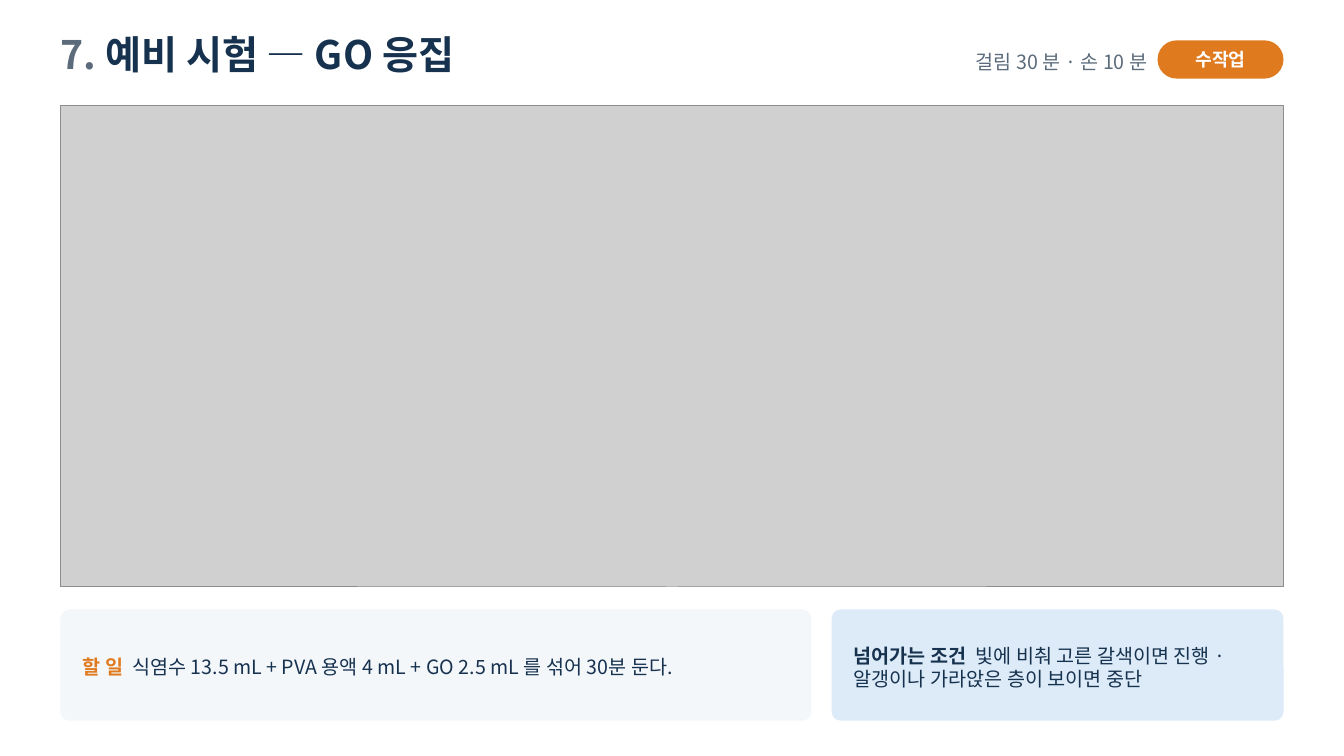
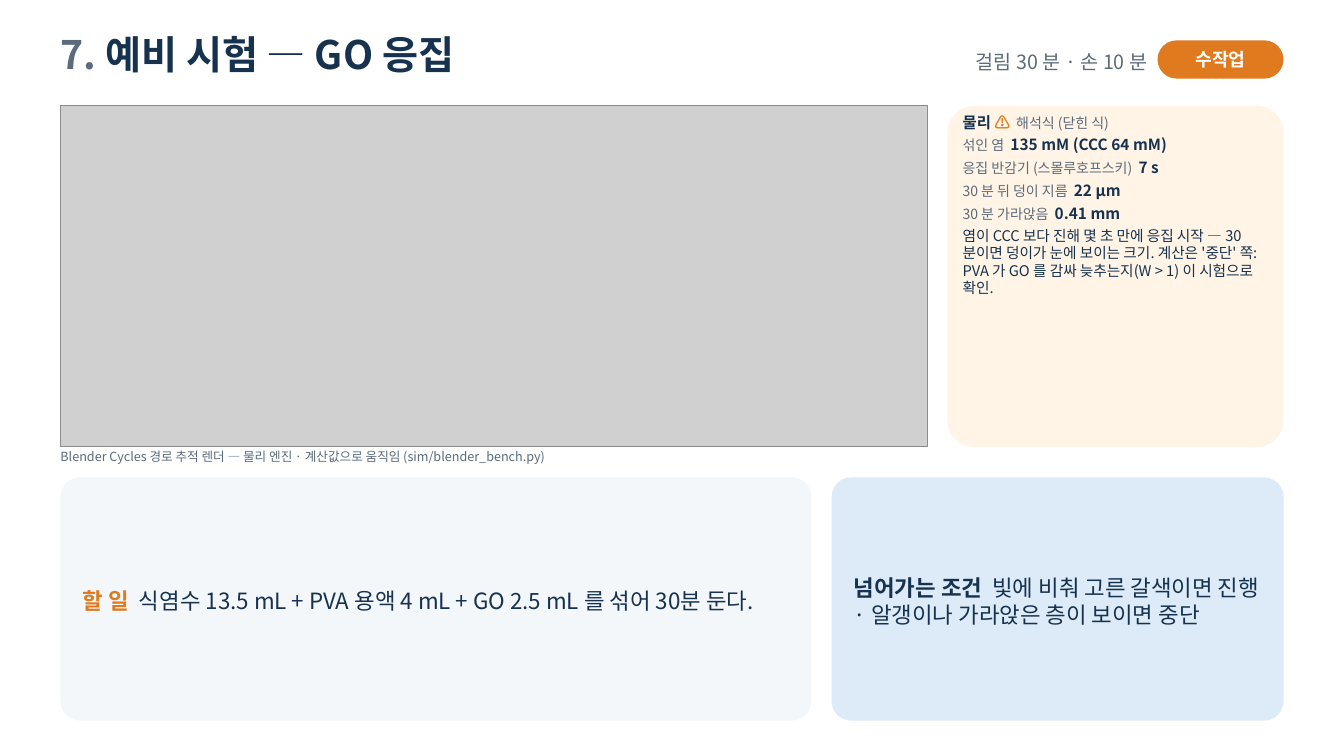
Before and after one commit to Cyborgroid2026/SNSS_Battery, a slide deck: slide 12 of report.pptx (slide 11 before the commit). Drawn at 1344x756 pixels with LibreOffice and Linux fonts; fonts in the diff are those of the drawing; grey boxes stand for pictures. Boxes give left, top, right and bottom in pixels: in the first picture for what was removed or moved away, otherwise in the second. Text is boxed around its words. In the diff, an @@ line names an element or a change of style, - is before the commit and + after.

```diff
--- a/report.pptx
+++ b/report.pptx
@@ picture: place and size @@
-picture at <box>60,106,1284,587</box>
+picture at <box>60,106,928,447</box>
@@ rounded rectangle added at <box>948,106,1284,448</box>, fill #FFF4E5 @@
@@ text added at <box>963,115,1258,294</box>, 10.5 pt, text #16324F @@
+물리 ⚠ 해석식 (닫힌 식)
+섞인 염 135 mM (CCC 64 mM)
+응집 반감기 (스몰루호프스키) 7 s
+30 분 뒤 덩이 지름 22 µm
+30 분 가라앉음 0.41 mm
+염이 CCC 보다 진해 몇 초 만에 응집 시작 — 30 분이면 덩이가 눈에 보이는 크기. 계산은 '중단' 쪽: PVA 가 GO 를 감싸 늦추는지(W > 1) 이 시험으로 확인.
@@ rounded rectangle: place and size @@
-rounded rectangle at <box>60,610,812,721</box>
+rounded rectangle at <box>60,478,812,721</box>
@@ text added at <box>60,450,545,464</box>, 9 pt, text #5B6B7B @@
+Blender Cycles 경로 추적 렌더 — 물리 엔진 · 계산값으로 움직임 (sim/blender_bench.py)
@@ rounded rectangle: place and size @@
-rounded rectangle at <box>832,610,1284,721</box>
+rounded rectangle at <box>832,478,1284,721</box>
@@ text "할 일 식염수 13.5 mL ...": place and size @@
-text "할 일 식염수 13.5 mL ..." at <box>83,657,673,676</box>
+text "할 일 식염수 13.5 mL ..." at <box>83,590,753,611</box>
@@ text "할 일 식염수 13.5 mL ..." at <box>83,590,753,611</box>: size 14 to 16 pt @@
@@ text "넘어가는 조건 빛에 비춰 고른 ..." at <box>854,577,1259,625</box>: size 14 to 16 pt @@
@@ text "넘어가는 조건 빛에 비춰 고른 ...": place and size @@
-text "넘어가는 조건 빛에 비춰 고른 ..." at <box>854,646,1210,688</box>
+text "넘어가는 조건 빛에 비춰 고른 ..." at <box>854,577,1259,625</box>
```
Also in this commit, not shown: 19 other slides changed, 1 slide added, 32 other files.
